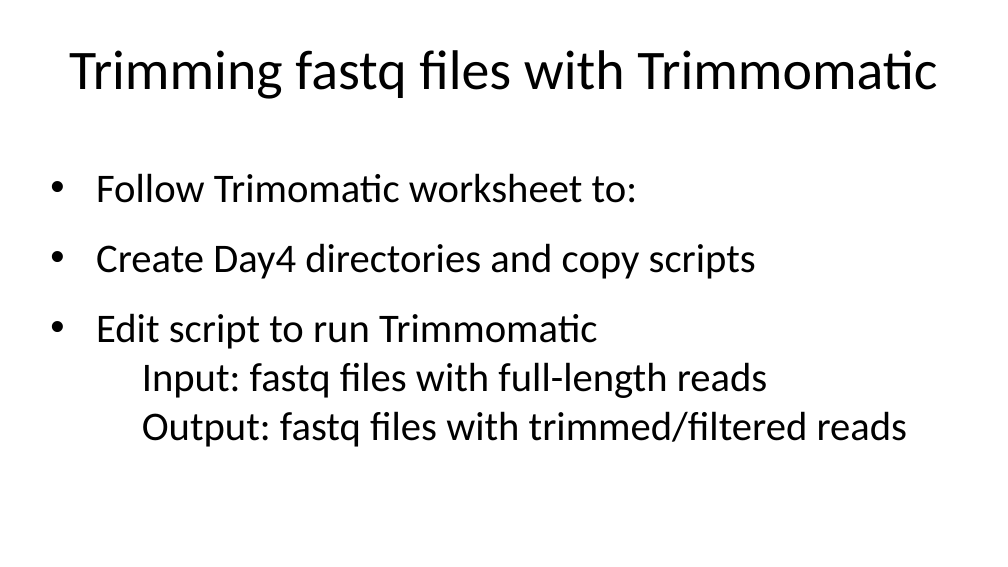
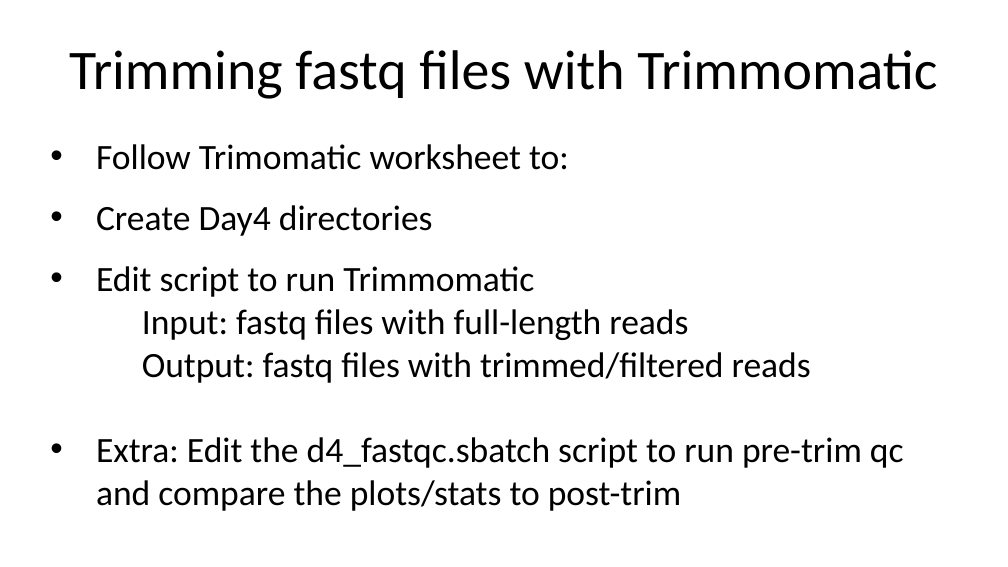
Before and after one commit to Dowell-Lab/srworkshop, a slide deck: slide 12 of day04/slides/Day4_slides.pptx (slide 8 before the commit). Drawn at 1008x567 pixels with LibreOffice and Linux fonts; fonts in the diff are those of the drawing. Boxes give left, top, right and bottom in pixels: in the first picture for what was removed or moved away, otherwise in the second. Text is boxed around its words. In the diff, an @@ line names an element or a change of style, - is before the commit and + after.

```diff
--- a/day04/slides/Day4_slides.pptx
+++ b/day04/slides/Day4_slides.pptx
@@ text "Follow Trimomatic worksheet to:": place and size @@
-text "Follow Trimomatic worksheet to:" at box(96, 173, 908, 447)
+text "Follow Trimomatic worksheet to:" at box(96, 144, 904, 511)
@@ text at box(96, 144, 811, 383): size 32 to 28 pt in "Follow Trimomatic worksheet to:", "Edit script to run Trimmomatic", "Input: fastq files with full-length reads", "Output: fastq files with trimmed/filtered reads" @@
@@ text at box(96, 205, 433, 236): text changed; size 32 to 28 pt @@
-    • Create Day4 directories and copy scripts
+    • Create Day4 directories
@@ text at box(96, 437, 904, 511): paragraph added @@
+                • Extra: Edit the d4_fastqc.sbatch script to run pre-trim qc and compare the plots/stats to post-trim
```
Also in this commit, not shown: 4 slides added.
